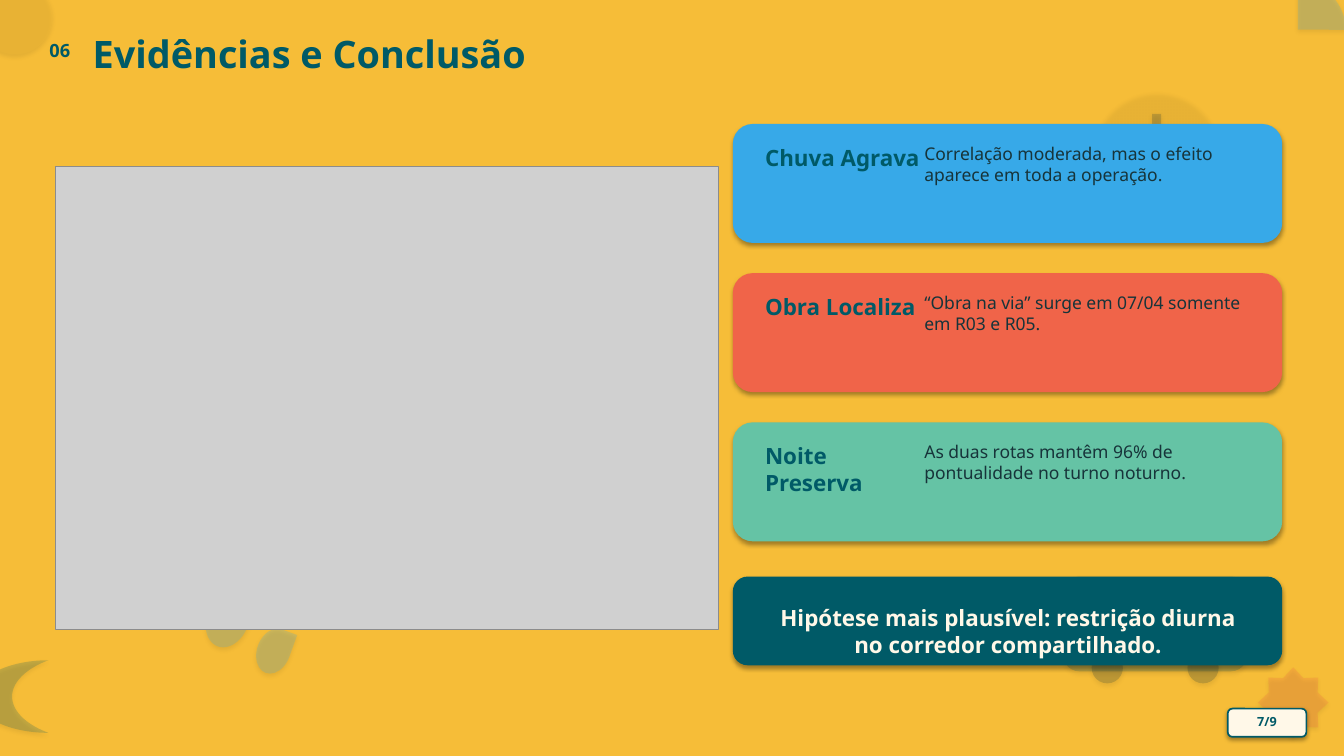
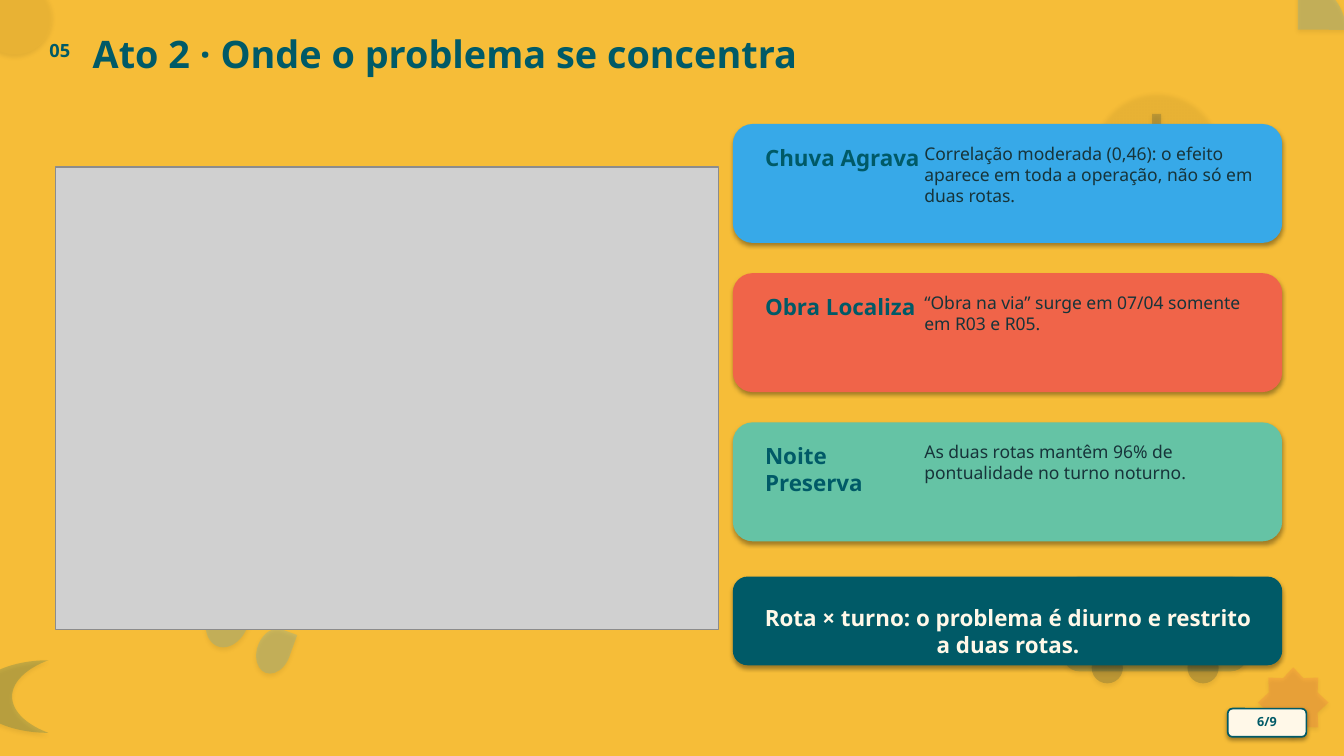
Before and after one commit to JulianaBallin/TransitTrace, a slide deck: slide 6 of docs/apresentacao/apresentacao_rota_em_dia.pptx (slide 7 before the commit). Drawn at 1344x756 pixels with LibreOffice and Linux fonts; fonts in the diff are those of the drawing; grey boxes stand for pictures. Boxes give left, top, right and bottom in pixels: in the first picture for what was removed or moved away, otherwise in the second. Text is boxed around its words. In the diff, an @@ line names an element or a change of style, - is before the commit and + after.

```diff
--- a/docs/apresentacao/apresentacao_rota_em_dia.pptx
+++ b/docs/apresentacao/apresentacao_rota_em_dia.pptx
@@ text at (49,43,70,58): text changed @@
-06
+05
@@ text at (93,39,797,77): text changed @@
-Evidências e Conclusão
+Ato 2 · Onde o problema se concentra
@@ text at (924,146,1252,202): text changed @@
-Correlação moderada, mas o efeito aparece em toda a operação.
+Correlação moderada (0,46): o efeito aparece em toda a operação, não só em duas rotas.
@@ text at (765,609,1251,654): text changed @@
-Hipótese mais plausível: restrição diurna no corredor compartilhado.
+Rota × turno: o problema é diurno e restrito a duas rotas.
@@ text at (1257,717,1277,726): text changed @@
-7/9
+6/9
```
Also in this commit, not shown: 4 other slides changed, 3 slides added, 3 slides removed, 9 other files.
